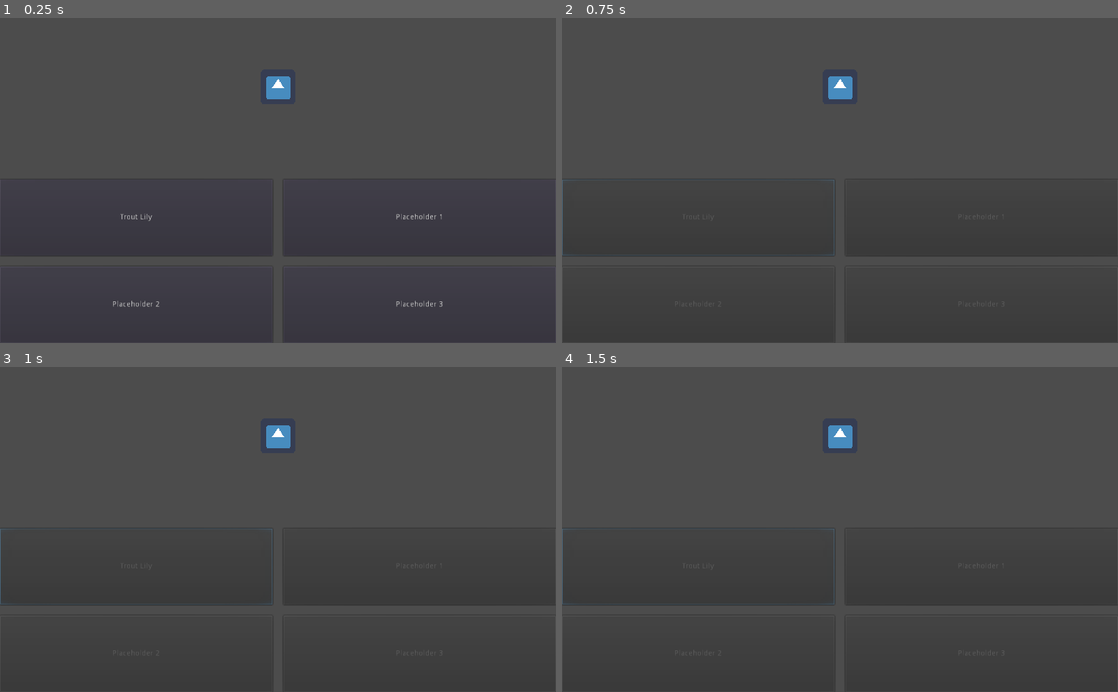
Above: before the commit, frames 1-4 (two rows, left to right).
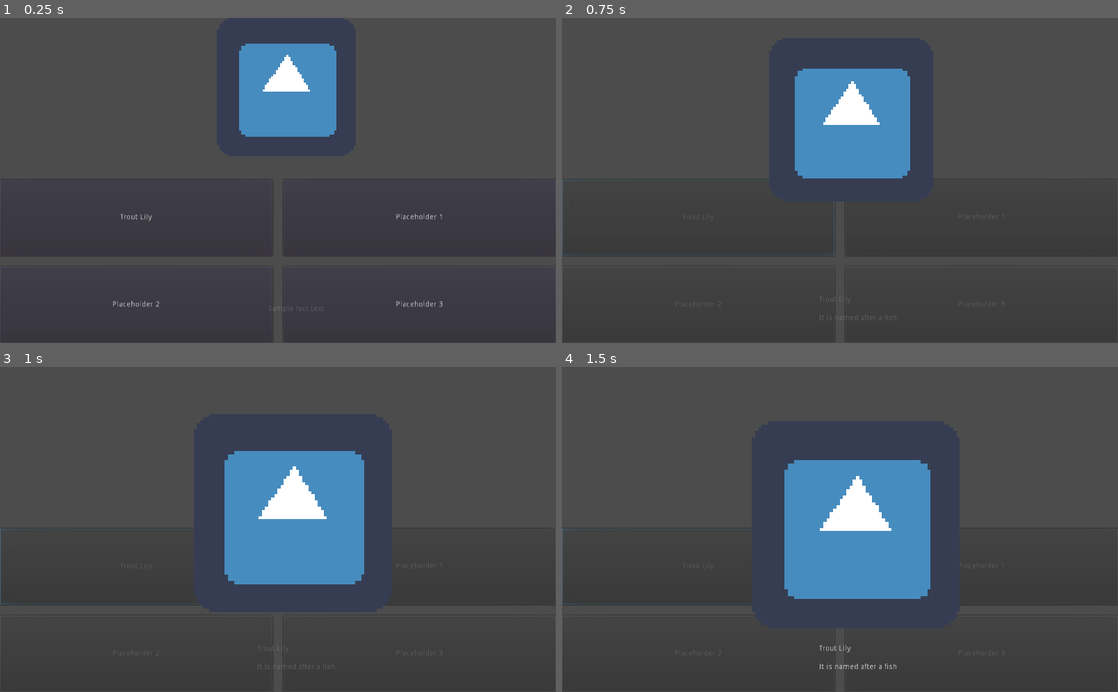
Above: after the commit, the same moments.

Repository: the-g-force/2021-April
Game: Godot game, scene res://src/GuessingGame.tscn
Two runs of this game, one before a commit and one after it. Both use one fixed random seed, a clock stepped at 60 frames per second and the inputs below. This scene is started directly instead of the project's main scene. The engine's default icon, where the game draws it, is replaced by a stand-in: a white triangle on a blue panel in a dark square.
Inputs:
- Up to frame 1 (0.25 s): no input
- Up to frame 2 (0.75 s): click "Trout Lily" at 0.5 s
- Up to frame 3 (1 s): no input
- Up to frame 4 (1.5 s): no input

The runs differ from the first frame. In frame 1, 4.8% of the frame differs, in the area x 43-61%, y 7-91%; in frame 2, 6.8%; in frame 3, 11%; in frame 4, 12%, in the area x 34-72%, y 17-93%.

Commit message:
Create simple success animation

Diff:
--- a/project/src/GuessButton.gd
+++ b/project/src/GuessButton.gd
@@ -1,3 +1,4 @@
 extends Button
 
 var correct := false
+var fact : String = ""
--- a/project/src/GuessingGame.gd
+++ b/project/src/GuessingGame.gd
@@ -23,17 +23,20 @@
 	},
 ]
 
+onready var _flower_image := $CanvasLayer/FlowerImage
 onready var _button_grid := $ButtonGrid
+onready var _fact_label := $FactContainer/FactLabel
 
 func _ready():
 	var options = FLOWERS
-	$TextureRect.texture = options[0].image
+	_flower_image.texture = options[0].image
 
 	# The fact that the first of the four buttons is correct
 	# is currently hard-coded here.
 	for i in range(0,4):
 		var b := Button.new()
 		b.set_script(preload("res://src/GuessButton.gd"))
+		b.fact = options[i].fact
 		b.text = options[i].name
 		b.size_flags_horizontal = SIZE_EXPAND_FILL
 		b.size_flags_vertical = SIZE_EXPAND_FILL
@@ -47,14 +50,14 @@
 		b.disabled = true
 
 	if button.correct:
-		_show_success()
+		_show_success(button)
 	else:
-		_show_failure()
+		_show_failure(button)
 
 
-func _show_success():
-	print("Success")
+func _show_success(button:Button):
+	_fact_label.text = "%s\n\n%s" % [button.text, button.fact]
+	$AnimationPlayer.play("success")
 
-
-func _show_failure():
+func _show_failure(_button:Button):
 	print("Failure")
--- a/project/src/GuessingGame.tscn
+++ b/project/src/GuessingGame.tscn
@@ -1,19 +1,63 @@
-[gd_scene load_steps=2 format=2]
+[gd_scene load_steps=4 format=2]
 
 [ext_resource path="res://src/GuessingGame.gd" type="Script" id=1]
+[ext_resource path="res://assets/icon.png" type="Texture" id=2]
+
+[sub_resource type="Animation" id=1]
+resource_name = "success"
+tracks/0/type = "value"
+tracks/0/path = NodePath("CanvasLayer:transform")
+tracks/0/interp = 1
+tracks/0/loop_wrap = true
+tracks/0/imported = false
+tracks/0/enabled = true
+tracks/0/keys = {
+"times": PoolRealArray(  ),
+"transitions": PoolRealArray(  ),
+"update": 0,
+"values": [  ]
+}
+tracks/1/type = "value"
+tracks/1/path = NodePath("CanvasLayer:offset")
+tracks/1/interp = 1
+tracks/1/loop_wrap = true
+tracks/1/imported = false
+tracks/1/enabled = true
+tracks/1/keys = {
+"times": PoolRealArray( 0, 0.5 ),
+"transitions": PoolRealArray( 1, 1 ),
+"update": 0,
+"values": [ Vector2( 0, 0 ), Vector2( -250, 100 ) ]
+}
+tracks/2/type = "value"
+tracks/2/path = NodePath("CanvasLayer:scale")
+tracks/2/interp = 1
+tracks/2/loop_wrap = true
+tracks/2/imported = false
+tracks/2/enabled = true
+tracks/2/keys = {
+"times": PoolRealArray( 0, 0.5 ),
+"transitions": PoolRealArray( 1, 1 ),
+"update": 0,
+"values": [ Vector2( 1, 1 ), Vector2( 1.5, 1.5 ) ]
+}
+tracks/3/type = "value"
+tracks/3/path = NodePath("FactContainer:modulate")
+tracks/3/interp = 1
+tracks/3/loop_wrap = true
+tracks/3/imported = false
+tracks/3/enabled = true
+tracks/3/keys = {
+"times": PoolRealArray( 0.5, 1 ),
+"transitions": PoolRealArray( 1, 1 ),
+"update": 0,
+"values": [ Color( 1, 1, 1, 0 ), Color( 1, 1, 1, 1 ) ]
+}
 
 [node name="GuessingGame" type="Control"]
 anchor_right = 1.0
 anchor_bottom = 1.0
 script = ExtResource( 1 )
-__meta__ = {
-"_edit_use_anchors_": false
-}
-
-[node name="TextureRect" type="TextureRect" parent="."]
-anchor_right = 1.0
-margin_bottom = 255.0
-stretch_mode = 4
 __meta__ = {
 "_edit_use_anchors_": false
 }
@@ -28,3 +72,37 @@
 __meta__ = {
 "_edit_use_anchors_": false
 }
+
+[node name="AnimationPlayer" type="AnimationPlayer" parent="."]
+anims/success = SubResource( 1 )
+
+[node name="CanvasLayer" type="CanvasLayer" parent="."]
+
+[node name="FlowerImage" type="TextureRect" parent="CanvasLayer"]
+anchor_left = 0.21875
+anchor_right = 0.811523
+anchor_bottom = 0.425
+texture = ExtResource( 2 )
+expand = true
+stretch_mode = 6
+__meta__ = {
+"_edit_use_anchors_": true
+}
+
+[node name="FactContainer" type="CenterContainer" parent="."]
+modulate = Color( 1, 1, 1, 0.2 )
+margin_left = 147.0
+margin_top = 481.0
+margin_right = 944.0
+margin_bottom = 594.0
+mouse_filter = 2
+__meta__ = {
+"_edit_use_anchors_": false
+}
+
+[node name="FactLabel" type="Label" parent="FactContainer"]
+margin_left = 347.0
+margin_top = 49.0
+margin_right = 450.0
+margin_bottom = 63.0
+text = "Sample fact text"
